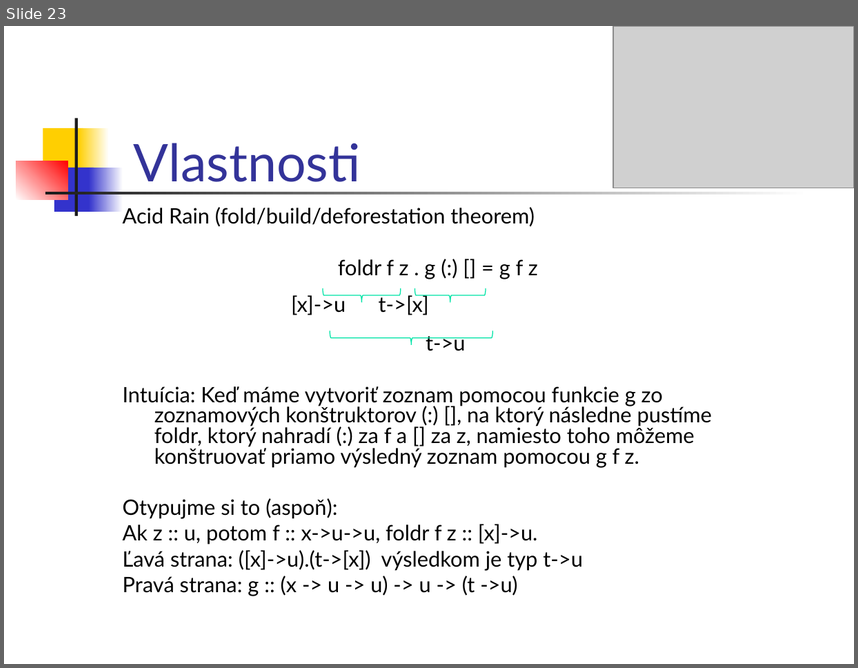
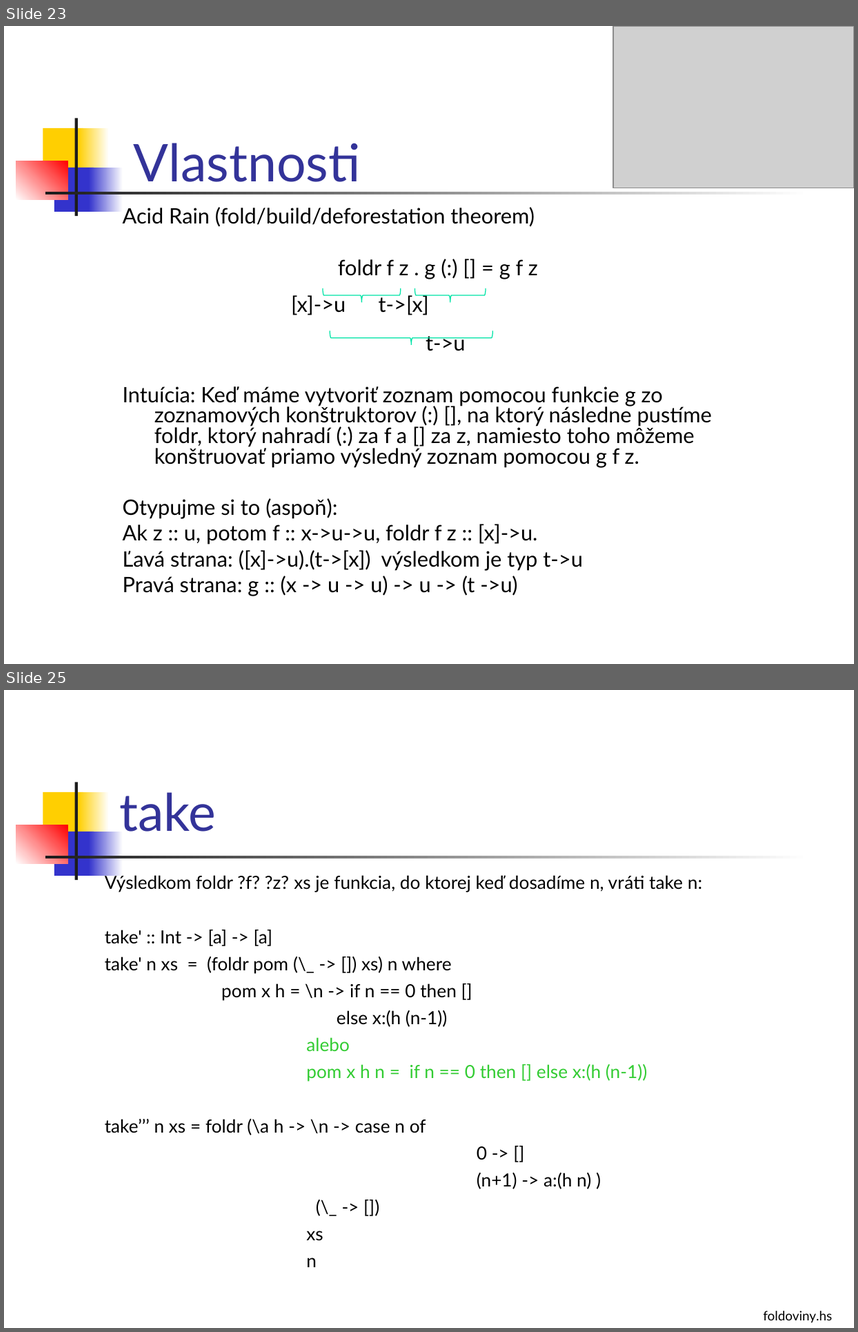
Before and after one commit to Funkcionalne/Prednasky, a slide deck: 02/02_fpro.ppt. Shown one above the other, each under a label of ours: slide 23 before the commit, slides 23 and 25 after it; the slides between them are not shown. The pictures are 858x668 and 858x1332 pixels, drawn with LibreOffice and Linux fonts; fonts in the diff are those of the drawing; grey boxes stand for pictures. Boxes give left, top, right and bottom in pixels: in the first picture for what was removed or moved away, otherwise in the second. Text is boxed around its words. In the diff, an @@ line names an element or a change of style, - is before the commit and + after.

```diff
--- a/02/02_fpro.ppt
+++ b/02/02_fpro.ppt
@@ slide 25 added at [4,690,854,1328], background #FFFFFF; not listed: 7 template elements that a slide beside it also shows @@
@@ title added at [119,792,216,831], 44 pt, text #333399 @@
+take
@@ text added at [105,874,702,1267], 15.3 pt, text #000000 @@
+Výsledkom foldr ?f? ?z? xs je funkcia, do ktorej keď dosadíme n, vráti take n:
+take' :: Int -> [a] -> [a]
+take' n xs = (foldr pom (\_ -> []) xs) n where
+pom x h = \n -> if n == 0 then []
+else x:(h (n-1))
+alebo
+pom x h n = if n == 0 then [] else x:(h (n-1))
+take’’’ n xs = foldr (\a h -> \n -> case n of
+0 -> []
+(n+1) -> a:(h n) )
+(\_ -> [])
+xs
+n
@@ text added at [763,1310,832,1323], 11 pt, text #000000 @@
+foldoviny.hs
```
Also in this commit, not shown: 2 slides changed, 2 other files.
